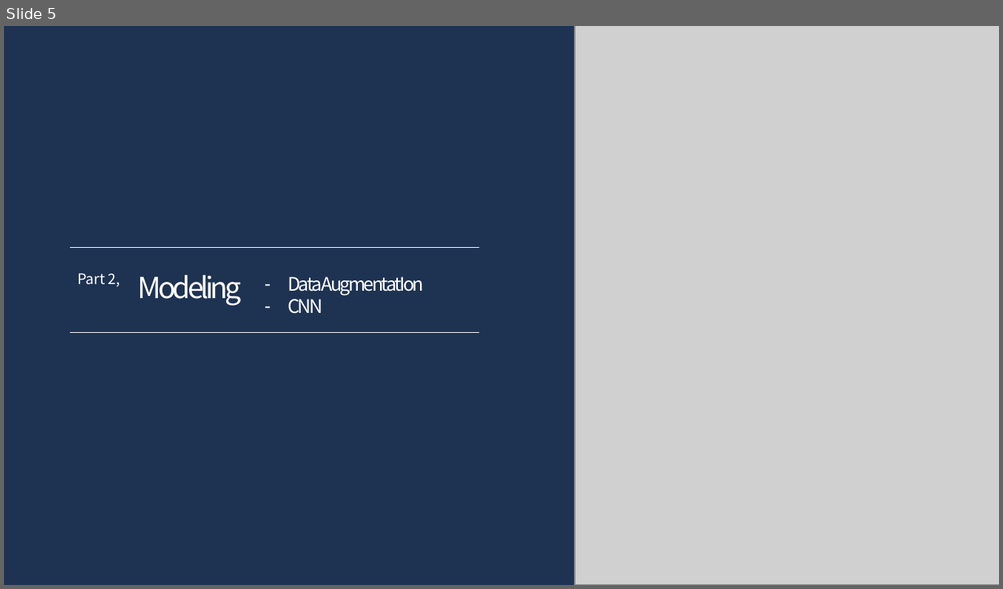
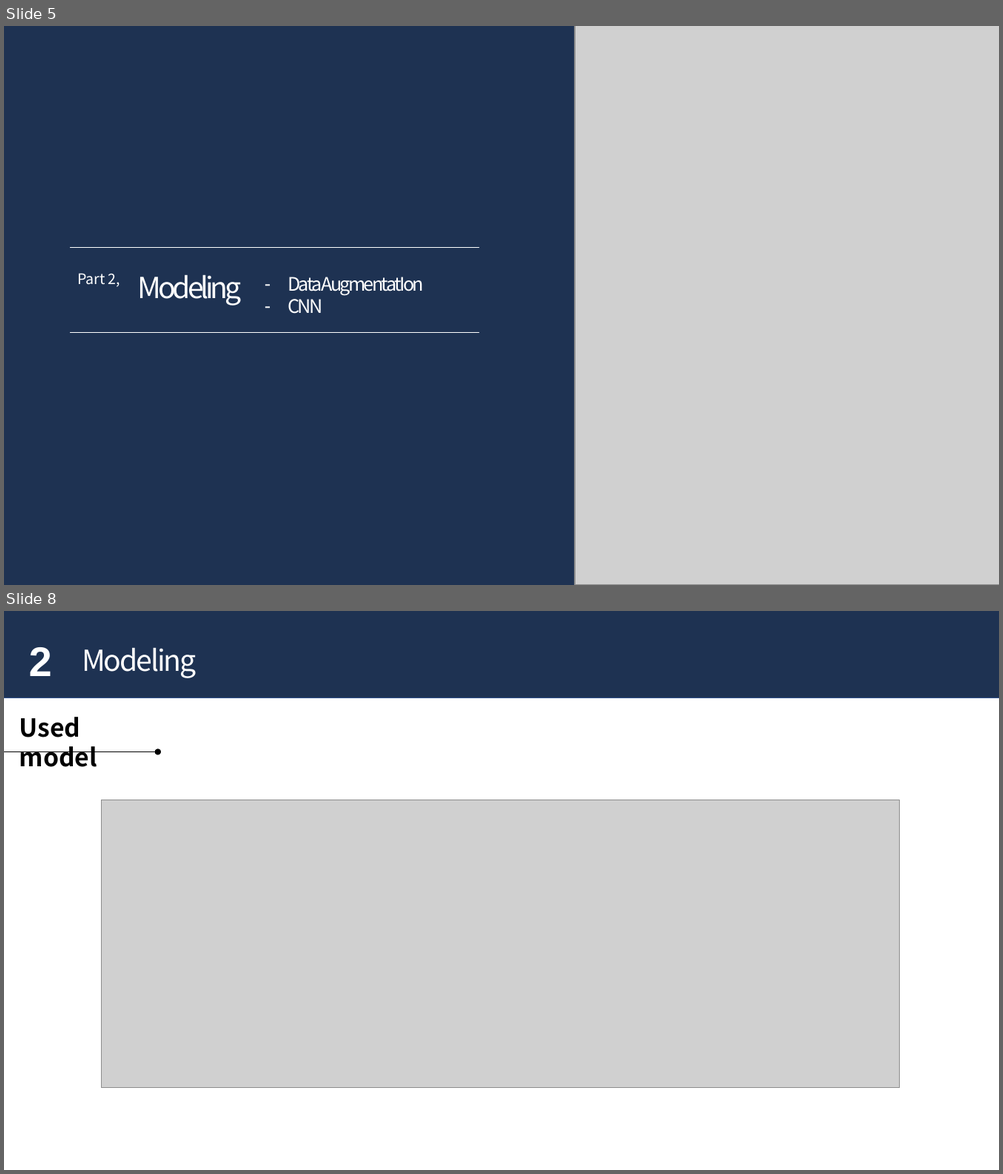
Before and after one commit to 2022-AI-project/Johoon_Auto_painting, a slide deck: 인공지능 발표 ppt.pptx. Shown one above the other, each under a label of ours: slide 5 before the commit, slides 5 and 8 after it; the slides between them are not shown. The pictures are 1003x589 and 1003x1174 pixels, drawn with LibreOffice and Linux fonts; fonts in the diff are those of the drawing; grey boxes stand for pictures. Boxes give left, top, right and bottom in pixels: in the first picture for what was removed or moved away, otherwise in the second. Text is boxed around its words. In the diff, an @@ line names an element or a change of style, - is before the commit and + after.

```diff
--- a/인공지능 발표 ppt.pptx
+++ b/인공지능 발표 ppt.pptx
@@ slide 8 added at (4, 611, 999, 1170), background #FFFFFF @@
@@ rectangle added at (4, 611, 999, 698), fill #1E3252, outline #325491 1 pt @@
@@ text added at (29, 647, 52, 676), 40 pt, text #FFFFFF, bold @@
+2
@@ text added at (82, 647, 196, 678), 28 pt, text #FFFFFF @@
+Modeling
@@ text added at (20, 717, 97, 767), 24 pt, text #000000, bold @@
+Used model
@@ arrow added from (4, 752) to (158, 752), #000000 0.5 pt @@
@@ picture added at (102, 800, 899, 1088) @@
```
Also in this commit, not shown: 3 slides changed, 1 other slide added, 1 slide removed, 1 other file.
